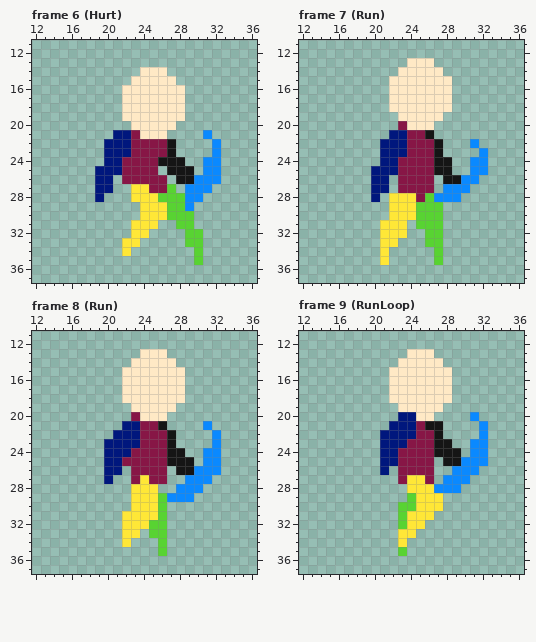
One commit to this pixel-art file: Assets/Home_bred/Archer/NewArcherBase.aseprite. Above, as it was before the edit.
48x48 pixels, 74 frames. Shown: frame 6 (Hurt): x 12..36, y 11..37; frame 7 (Run): x 12..36, y 11..37; frame 8 (Run): x 12..36, y 11..37; frame 9 (RunLoop): x 12..36, y 11..37. The commit also changed other frames, which this record leaves out.
And afterwards:
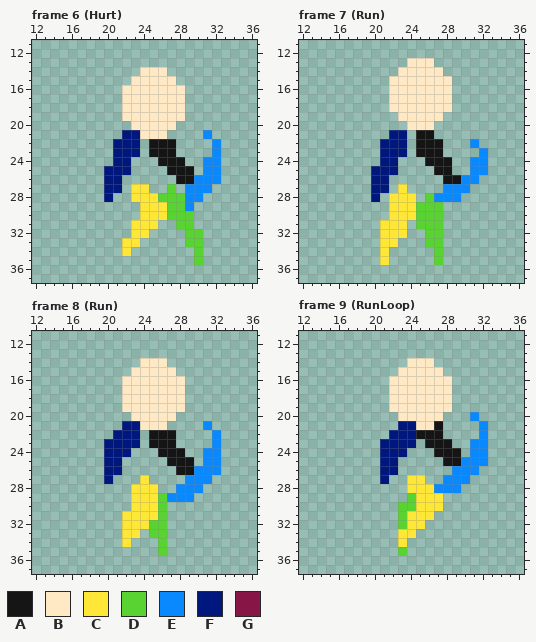
Palette (. is transparent): A #151515  B #ffe9c5  C #ffe737  D #58d332  E #0a89ff  F #00177d  G #871646
Change:
layer "Torso" now hidden
Frame 6 (Hurt):
y 21: x 21 F -> .; x 23 G -> F
y 22..23: x 20 F -> .; x 23..26 GGGG -> F.AA
y 24: x 20 F -> .; x 22..25 GGGG -> F...
y 25: x 19 F -> .; x 22..25 GGGG -> F...
y 26: x 19 F -> .; x 21..26 .GGGGG -> F.....
y 27: x 19 F -> .; x 21 . -> F; x 25..26 GG -> ..
y 28: x 19..20 F. -> .F
Frame 7 (Run):
y 20: x 23 G -> .
y 21: x 24..25 GG -> .A
y 22..23: x 24..26 GGG -> .AA
y 24: x 23..26 GGGG -> ...A
y 25..26: x 23..26 GGGG -> ....
y 27: x 23..26 GGGG -> C...
y 28: x 25 G -> .
Frame 8 (Run):
y 13: x 24..26 BBB -> ...
y 14: x 23 B -> .; x 27 B -> .
y 15: x 22 B -> .; x 28 B -> .
y 19: x 22 . -> B; x 28 . -> B
y 20: x 23 G -> B; x 27 . -> B
y 21: x 24..26 GGA -> BBB
y 22..23: x 24..26 GGG -> .AA
y 24: x 23..26 GGGG -> ...A
y 25: x 22..26 GGGGG -> .....
y 26: x 23..26 GGGG -> ....
y 27: x 23 G -> .; x 25..26 GG -> ..
Frame 9 (RunLoop):
y 13: x 24..26 BBB -> ...
y 14: x 23 B -> .; x 27 B -> .
y 15: x 22 B -> .; x 28 B -> .
y 19: x 22 . -> B; x 28 . -> B
y 20: x 23..24 FF -> BB; x 27 . -> B
y 21: x 22 F -> .; x 25..26 GA -> BB
y 22: x 21 F -> .; x 25..26 GG -> AA
y 23: x 24..26 GGG -> F.A
y 24: x 23..26 GGGG -> F...
y 25: x 23..26 GGGG -> ....
y 26: x 22..26 .GGGG -> F....
y 27: x 21 . -> F; x 23 G -> .; x 26 G -> .
Boxes around the changes in both pictures, in picture pixels (x1, y1, x2, y2):
changed: (95, 130, 167, 202)
changed: (398, 121, 434, 202)
changed: (122, 349, 185, 484)
changed: (380, 349, 452, 484)
